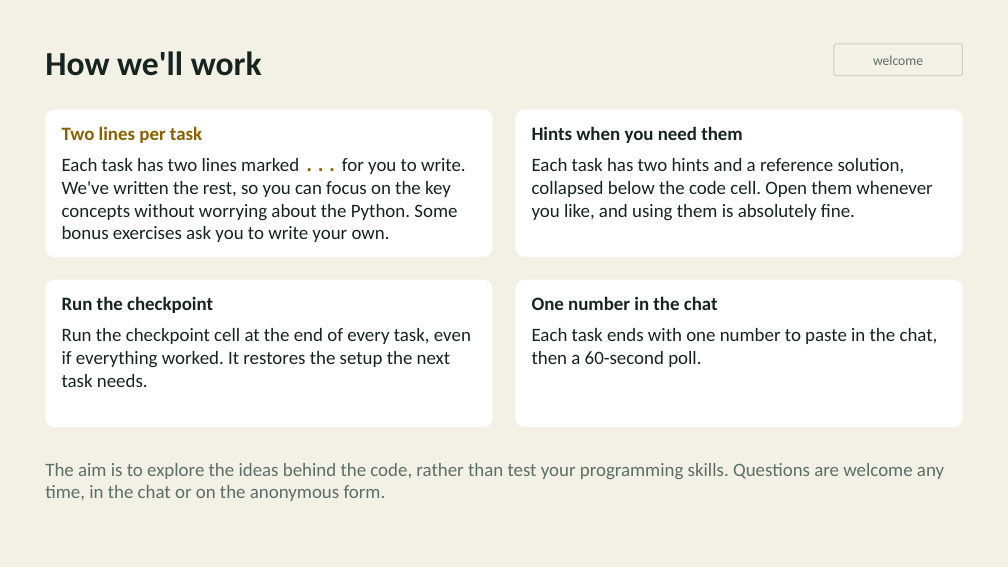
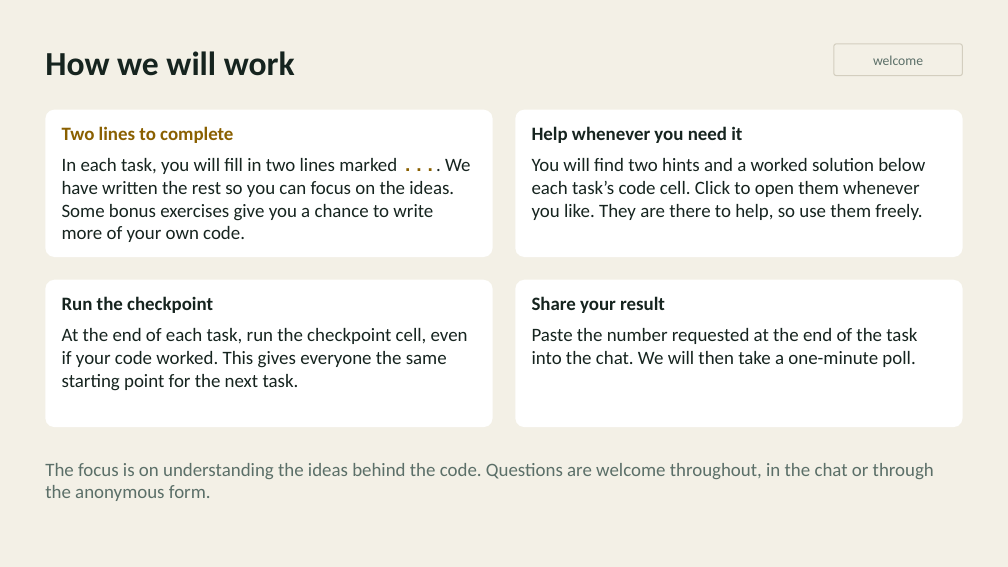
Before and after one commit to inferogenesis/cpomdp-workshop, a slide deck: slide 5 of deck/cpomdp_symposium_2026.pptx. Drawn at 1008x567 pixels with LibreOffice and Linux fonts; fonts in the diff are those of the drawing. Boxes give left, top, right and bottom in pixels: in the first picture for what was removed or moved away, otherwise in the second. Text is boxed around its words. In the diff, an @@ line names an element or a change of style, - is before the commit and + after.

Commit message:
docs: refine workshop instructions and Task 1 discussion

```diff
--- a/deck/cpomdp_symposium_2026.pptx
+++ b/deck/cpomdp_symposium_2026.pptx
@@ text at [45, 51, 295, 76]: text changed @@
-How we'll work
+How we will work
@@ text in rounded rectangle at [62, 126, 471, 242]: text changed @@
-Two lines per task
-Each task has two lines marked ... for you to write. We've written the rest, so you can focus on the key concepts without worrying about the Python. Some bonus exercises ask you to write your own.
+Two lines to complete
+In each task, you will fill in two lines marked .... We have written the rest so you can focus on the ideas. Some bonus exercises give you a chance to write more of your own code.
@@ text in rounded rectangle at [532, 126, 925, 220]: text changed @@
-Hints when you need them
-Each task has two hints and a reference solution, collapsed below the code cell. Open them whenever you like, and using them is absolutely fine.
+Help whenever you need it
+You will find two hints and a worked solution below each task’s code cell. Click to open them whenever you like. They are there to help, so use them freely.
@@ text in rounded rectangle at [532, 296, 917, 367]: text changed @@
-One number in the chat
-Each task ends with one number to paste in the chat, then a 60-second poll.
+Share your result
+Paste the number requested at the end of the task into the chat. We will then take a one-minute poll.
@@ text in rounded rectangle at [62, 328, 468, 391]: text changed @@
-Run the checkpoint cell at the end of every task, even if everything worked. It restores the setup the next task needs.
+At the end of each task, run the checkpoint cell, even if your code worked. This gives everyone the same starting point for the next task.
@@ text at [45, 463, 934, 501]: text changed @@
-The aim is to explore the ideas behind the code, rather than test your programming skills. Questions are welcome any time, in the chat or on the anonymous form.
+The focus is on understanding the ideas behind the code. Questions are welcome throughout, in the chat or through the anonymous form.
```
Also in this commit, not shown: 2 other slides changed, 2 slides added, 2 slides removed, 3 other files.
